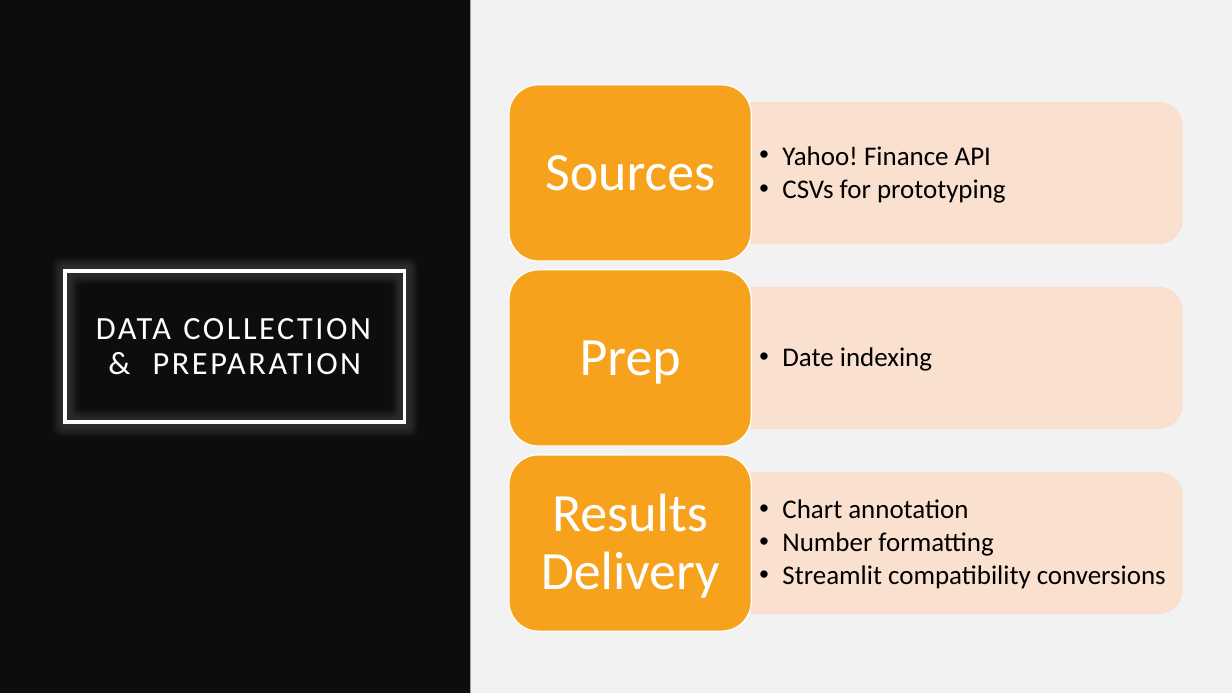
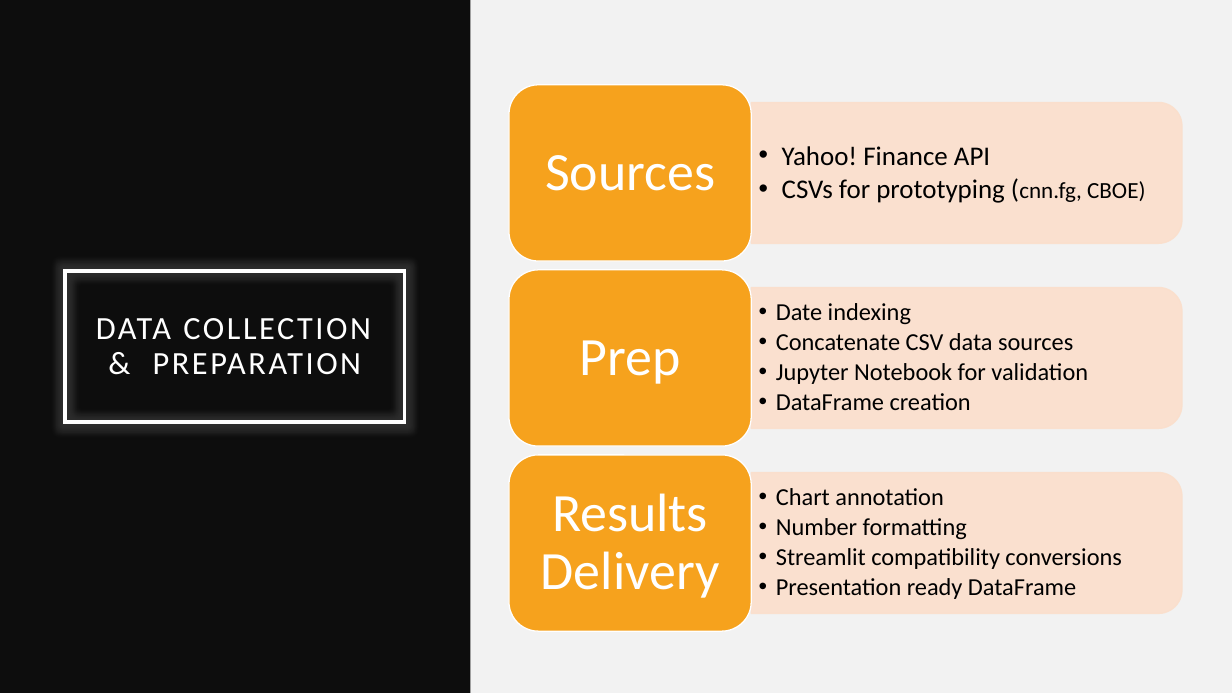
Before and after one commit to SpeedsMach5/Mega-Sharks_Q_Branch, a slide deck: slide 6 of presentation/mega_sharks_trading_evaluator.pptx (slide 5 before the commit). Drawn at 1232x693 pixels with LibreOffice and Linux fonts; fonts in the diff are those of the drawing. Boxes give left, top, right and bottom in pixels: in the first picture for what was removed or moved away, otherwise in the second. Text is boxed around its words. In the diff, an @@ line names an element or a change of style, - is before the commit and + after.

```diff
--- a/presentation/mega_sharks_trading_evaluator.pptx
+++ b/presentation/mega_sharks_trading_evaluator.pptx
@@ text at <box>782,179,1145,203</box>: text changed @@
-  •• CSVs for prototyping
+  • CSVs for prototyping (cnn.fg, CBOE)
@@ text at <box>776,303,911,325</box>: size 21 to 19 pt in "Date indexing"; bullet •• to • @@
@@ text at <box>776,333,1088,410</box>: paragraphs added @@
+  • Concatenate CSV data sources
+  • Jupyter Notebook for validation
+  • DataFrame creation
@@ text at <box>776,488,1121,569</box>: size 21 to 19 pt in "Chart annotation", "Number formatting", "Streamlit compatibility conversions"; bullet •• to • @@
@@ text at <box>776,578,1076,599</box>: paragraph added @@
+  • Presentation ready DataFrame
```
Also in this commit, not shown: 4 other slides changed, 1 slide added.
